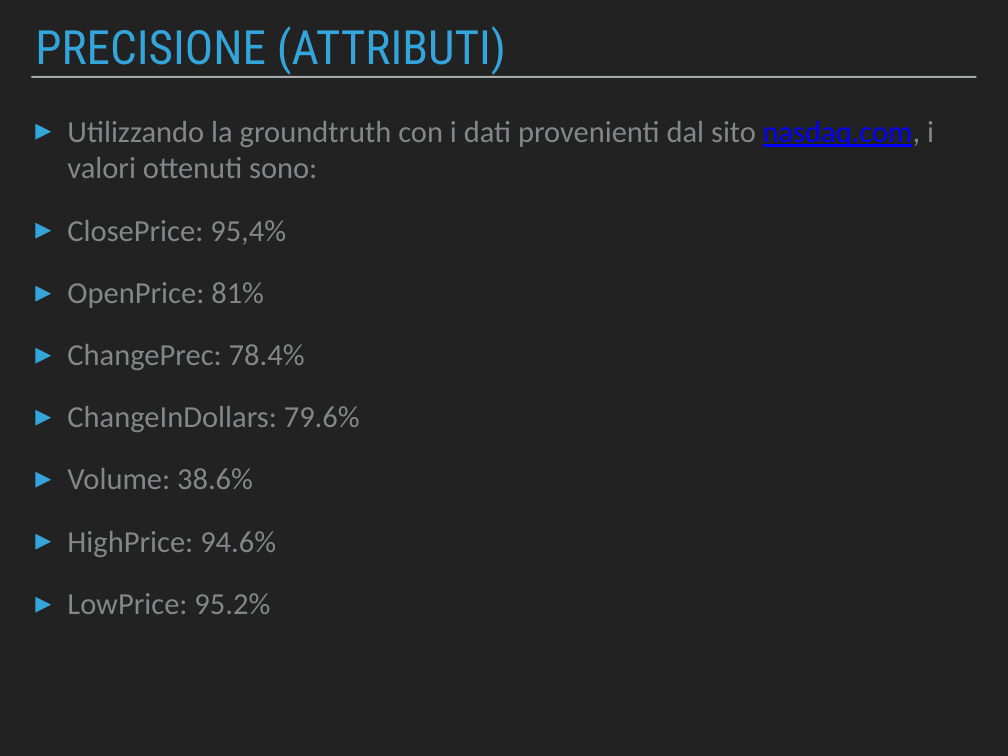
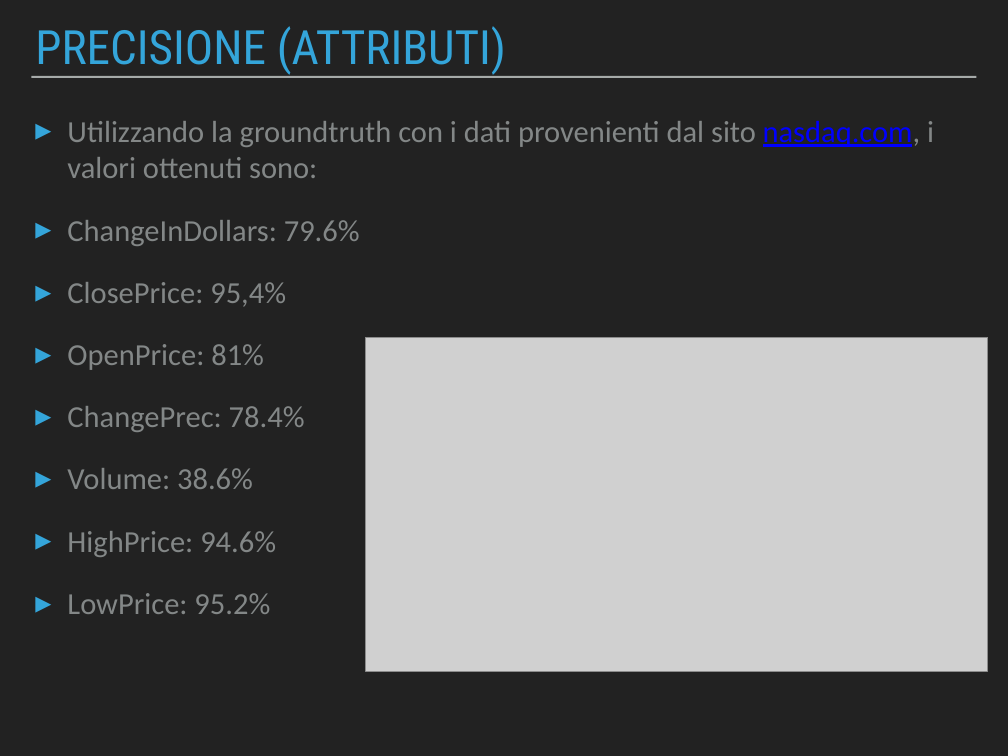
Before and after one commit to Beltra97/Unimib_ArchitettureDati, a slide deck: slide 13 of PresentazionePowerPoint.pptx. Drawn at 1008x756 pixels with LibreOffice and Linux fonts; fonts in the diff are those of the drawing; grey boxes stand for pictures. Boxes give left, top, right and bottom in pixels: in the first picture for what was removed or moved away, otherwise in the second. Text is boxed around its words. In the diff, an @@ line names an element or a change of style, - is before the commit and + after.

```diff
--- a/PresentazionePowerPoint.pptx
+++ b/PresentazionePowerPoint.pptx
@@ text at bbox=[67, 220, 360, 246]: paragraph added @@
+▸ ChangeInDollars: 79.6%
@@ picture added at bbox=[366, 337, 988, 671] @@
@@ text at bbox=[67, 406, 360, 432]: paragraph removed @@
-▸ ChangeInDollars: 79.6%
```
Also in this commit, not shown: 15 other slides changed, 11 other files.
